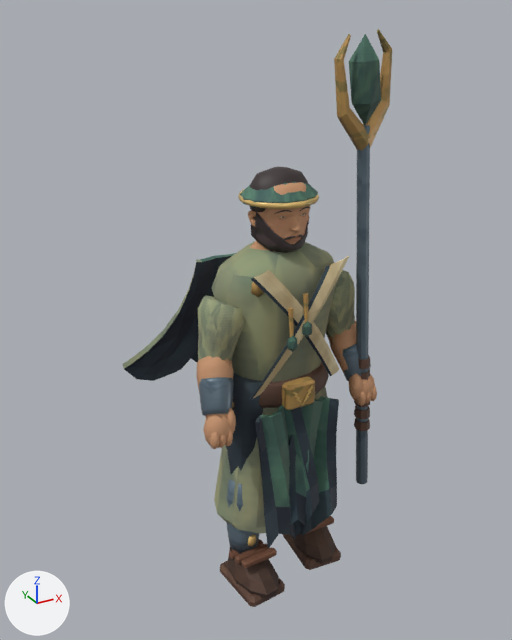
The glTF model public/assets/models/yamabushi.glb as it was, and as the next commit left it.
Before and after are seen from a 50 mm lens placed at (-1.135, -1.903, 1.987), pointed at (-0.023, 0.119, 0.976). The axes (+X, +Y, +Z) are drawn at lower left. The lights are the same throughout. The older version comes first. Vertices at exactly the same position are counted once.

In view in the first picture: 'yamabushi'.
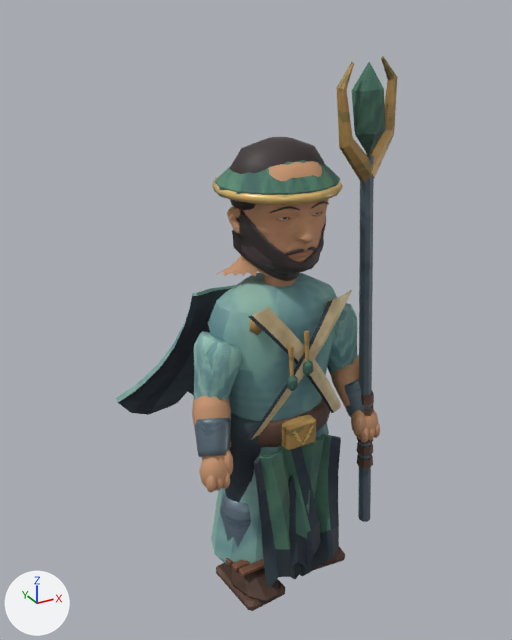
Patch to the scene script:
```diff
--- a/public/assets/models/yamabushi.glb.py
+++ b/public/assets/models/yamabushi.glb.py
@@ me_yamabushi_color_and_skin @@
-me_yamabushi_color_and_skin.from_pydata(...)  # 6097 vertices, 11740 faces; spans x -0.43..0.34, y -0.23..0.46, z -0.01..1.93
+me_yamabushi_color_and_skin.from_pydata(...)  # 6097 vertices, 11740 faces; spans x -0.45..0.36, y -0.24..0.49, z -0.01..1.86
+# me_yamabushi_color_and_skin part 1: the loose piece of 12 vertices spanning x -0.16..-0.11, y -0.11..-0.09, z 1.16..1.23 is moved by (-0.01, -0.01, -0.12)
+# me_yamabushi_color_and_skin part 2: the loose piece of 15 vertices spanning x 0.0..0.04, y -0.16, z 0.77..0.84 is moved by (0.0, -0.01, -0.15)
+# me_yamabushi_color_and_skin part 3: the loose piece of 56 vertices spanning x -0.24..0.24, y -0.15..0.2, z 0.25..0.76 is scaled about its middle by 1.07, then moved by (0.0, 0.0, -0.17)
+# me_yamabushi_color_and_skin part 4: the loose piece of 70 vertices spanning x -0.16..0.07, y -0.22..-0.11, z 0.2..0.77 is scaled about its middle by 1.07, then moved by (0.0, -0.01, -0.17)
+# me_yamabushi_color_and_skin part 5: the loose piece of 70 vertices spanning x -0.09..0.16, y -0.23..-0.11, z 0.2..0.77 is scaled about its middle by 1.07, then moved by (0.0, -0.01, -0.17)
+# me_yamabushi_color_and_skin part 6: the loose piece of 120 vertices spanning x -0.13..0.13, y -0.12..0.14, z 1.43..1.45 is scaled about its middle by 1.6, then moved by (0.0, 0.01, 0.04)
+# me_yamabushi_color_and_skin part 7: the loose piece of 100 vertices spanning x -0.1..0.1, y -0.07..0.09, z 1.41..1.53 is scaled about its middle by 1.6, then moved by (0.0, 0.01, 0.05)
+# me_yamabushi_color_and_skin part 8: the loose piece of 56 vertices spanning x -0.13..0.13, y -0.1..0.12, z 1.43..1.52 is scaled about its middle by 1.6, then moved by (0.0, 0.01, 0.06)
+# me_yamabushi_color_and_skin part 9: the loose piece of 60 vertices spanning x -0.04..0.0, y -0.1..-0.08, z 1.32..1.34 is scaled about its middle by 1.6, then moved by (-0.01, -0.05, -0.03)
+# me_yamabushi_color_and_skin part 10: the loose piece of 650 vertices spanning x -0.09..0.09, y -0.09..0.03, z 1.26..1.41 is scaled about its middle by 1.6, then moved by (0.0, -0.02, -0.03)
+# me_yamabushi_color_and_skin part 11: 4295 of 6097 vertices moved; they spanned x -0.43..0.34, y -0.21..0.46, z -0.01..1.93 and now span x -0.45..0.36, y -0.23..0.49, z -0.01..1.86; mean shift (0.0, -0.01, -0.07); largest move (0.04, -0.05, 1.5) -> (0.02, 0.12, 1.2)
+# me_yamabushi_color_and_skin part 12: 3535 kept faces spanning x -0.45..0.36, y -0.24..0.49, z -0.01..1.61 get new texture (UV) coordinates
+# me_yamabushi_color_and_skin part 13: 2638 kept faces spanning x -0.45..0.36, y -0.24..0.49, z -0.01..1.86 get new vertex colours
+# other edits to the shape of me_yamabushi_color_and_skin do not show in these pictures
 me_yamabushi_color_and_skin.materials.append(mat_painted_metal_edges__textile_and_clay)
```

What differs and where, as boxes [x1, y1, x2, y2] in the pictures (512 x 640 px; the box of a moved part takes in the faces that stretch with it):
'yamabushi', reshaped: before [123, 29, 392, 607]; after [116, 56, 397, 611]
part 1 of me_yamabushi_color_and_skin, moved or reshaped: before [251, 282, 264, 298]; after [249, 320, 263, 335]
part 2 of me_yamabushi_color_and_skin, moved or reshaped: before [302, 385, 312, 405]; after [303, 423, 313, 445]
part 3 of me_yamabushi_color_and_skin, moved or reshaped: before [214, 392, 319, 534]; after [211, 430, 320, 564]
part 4 of me_yamabushi_color_and_skin, moved or reshaped: before [255, 405, 320, 548]; after [254, 445, 321, 587]
part 5 of me_yamabushi_color_and_skin, moved or reshaped: before [289, 396, 339, 535]; after [289, 434, 341, 577]
part 6 of me_yamabushi_color_and_skin, moved or reshaped: before [238, 189, 319, 209]; after [212, 176, 343, 205]
part 7 of me_yamabushi_color_and_skin, moved or reshaped: before [250, 167, 308, 212]; after [230, 137, 324, 210]
part 8 of me_yamabushi_color_and_skin, moved or reshaped: before [240, 181, 318, 207]; after [215, 160, 340, 202]
part 9 of me_yamabushi_color_and_skin, moved or reshaped: before [284, 236, 295, 240]; after [285, 249, 304, 256]
part 10 of me_yamabushi_color_and_skin, moved or reshaped: before [250, 212, 309, 252]; after [232, 210, 326, 281]
part 11 of me_yamabushi_color_and_skin, moved or reshaped: before [124, 31, 392, 606]; after [118, 58, 397, 611]
part 12 of me_yamabushi_color_and_skin, surface changed: before [123, 173, 377, 607]; after [116, 147, 380, 607]
part 13 of me_yamabushi_color_and_skin, recoloured: before [123, 29, 392, 607]; after [116, 56, 397, 611]
